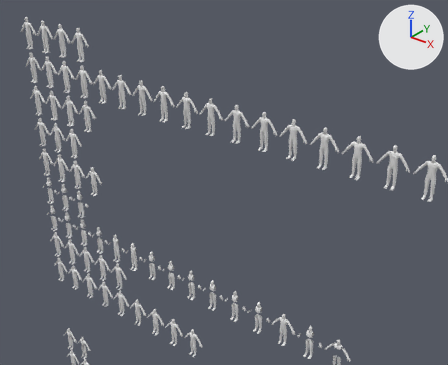
Two versions of the Blender file Attires/Attires_ALL.blend, one commit apart.
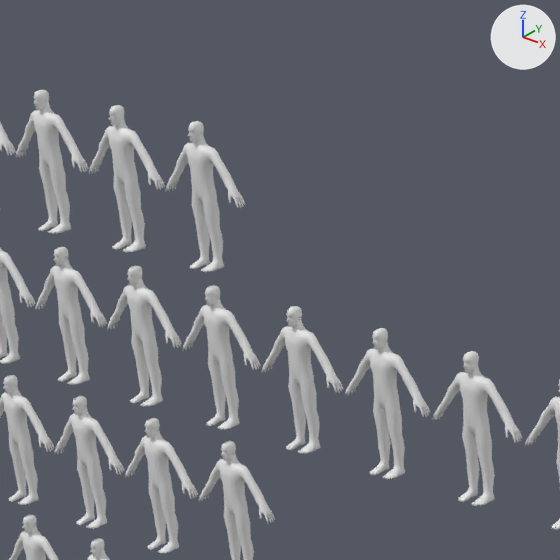
There are two pictures of each version: one from a camera (50 mm lens) standing at (30.96, -20.86, 36.66) and looking at (13.17, 1.37, 22.88), one close up on the part from 7% to 36% of the width and 0% to 35% of the height. Lighting does not change. The marker at upper right points along +X, +Y and +Z. The older version's two pictures come first.

The first close-up shows 'PlayerModel.029', 'PlayerModel.030', 'PlayerModel.031', 'PlayerModel.032', 'PlayerModel.033', 'PlayerModel.034', 'PlayerModel.073', 'PlayerModel.074', 'PlayerModel.094', 'PlayerModel.098', 'PlayerModel.099', 'PlayerModel.100' and 6 more.
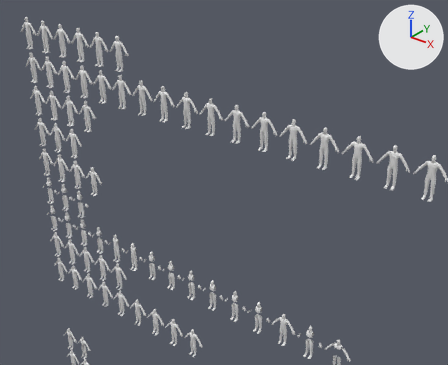
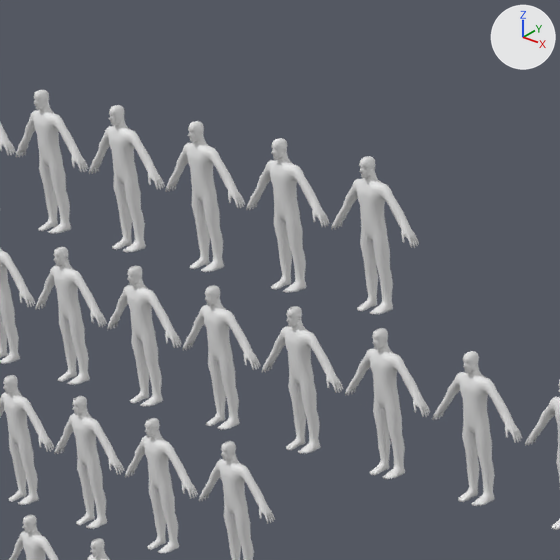
Changed parts and their boxes (x1, y1, x2, y2) in the close-ups (560 x 560 px):
'PlayerModel.102', added: after (331, 156, 419, 314)
'PlayerModel.101', added: after (246, 138, 330, 293)

The change, as a diff of the scene's bpy script:
```diff
--- a/Attires/Attires_ALL.blend.py
+++ b/Attires/Attires_ALL.blend.py
@@ ob_playermodel_102 @@
+ob_playermodel_102 = bpy.data.objects.new('PlayerModel.102', me_cube_029)
+ob_playermodel_102.location = (7.5, 0.0, 28.0)
+_m = ob_playermodel_102.modifiers.new('Mirror', 'MIRROR')
+_m.use_clip = True
@@ ob_playermodel_101 @@
+ob_playermodel_101 = bpy.data.objects.new('PlayerModel.101', me_cube_029)
+ob_playermodel_101.location = (6.0, 0.0, 28.0)
+_m = ob_playermodel_101.modifiers.new('Mirror', 'MIRROR')
+_m.use_clip = True
```
